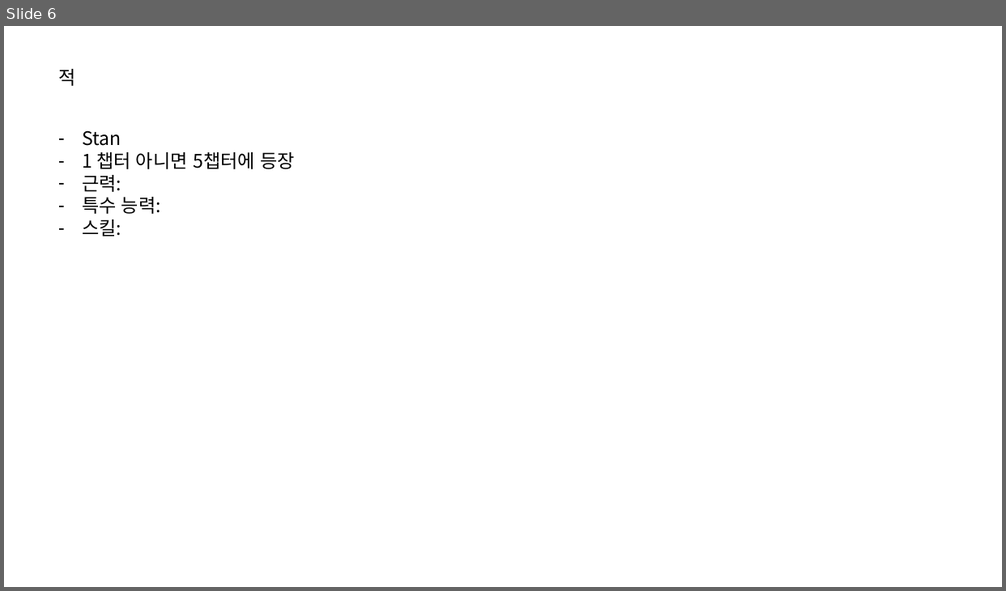
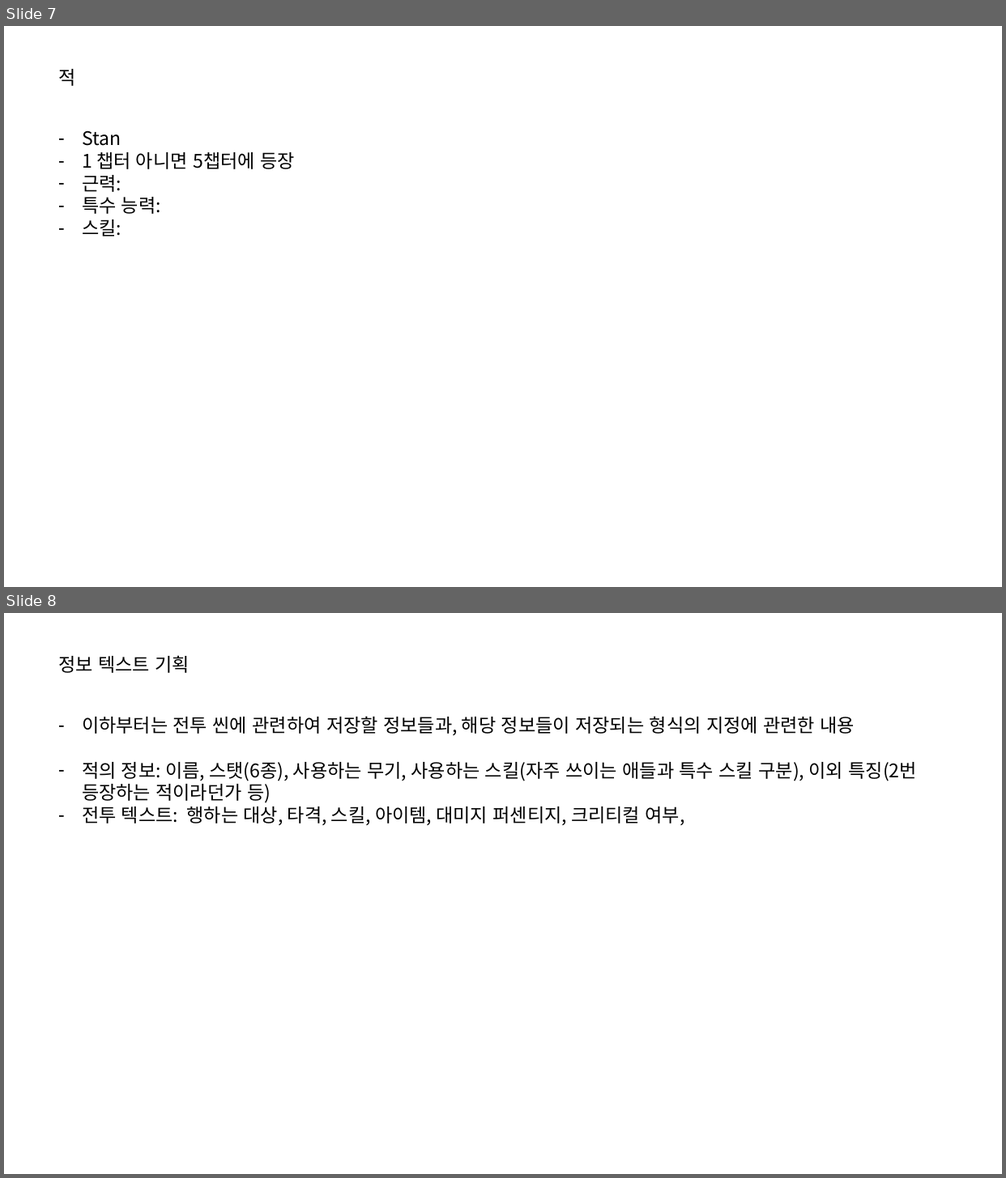
Before and after one commit to IdfKLeh/capstone, a slide deck: 전투.pptx. Shown one above the other, each under a label of ours: slide 6 before the commit, slides 7 and 8 after it. The pictures are 1006x591 and 1006x1178 pixels, drawn with LibreOffice and Linux fonts; fonts in the diff are those of the drawing. Boxes give left, top, right and bottom in pixels: in the first picture for what was removed or moved away, otherwise in the second. Text is boxed around its words. In the diff, an @@ line names an element or a change of style, - is before the commit and + after.

Commit message:
전투 관련 설정 추가

```diff
--- a/전투.pptx
+++ b/전투.pptx
@@ slide 8 added at (4, 613, 1002, 1174), background #FFFFFF @@
@@ text added at (58, 655, 189, 673), 18 pt, text #000000 @@
+정보 텍스트 기획
@@ text added at (82, 716, 917, 825), 18 pt, text #000000 @@
+– 이하부터는 전투 씬에 관련하여 저장할 정보들과, 해당 정보들이 저장되는 형식의 지정에 관련한 내용
+– 적의 정보: 이름, 스탯(6종), 사용하는 무기, 사용하는 스킬(자주 쓰이는 애들과 특수 스킬 구분), 이외 특징(2번 등장하는 적이라던가 등)
+– 전투 텍스트: 행하는 대상, 타격, 스킬, 아이템, 대미지 퍼센티지, 크리티컬 여부,
@@ what was slide 6 is now slide 7 @@
```
Also in this commit, not shown: 1 other slide added, 3 other files.
